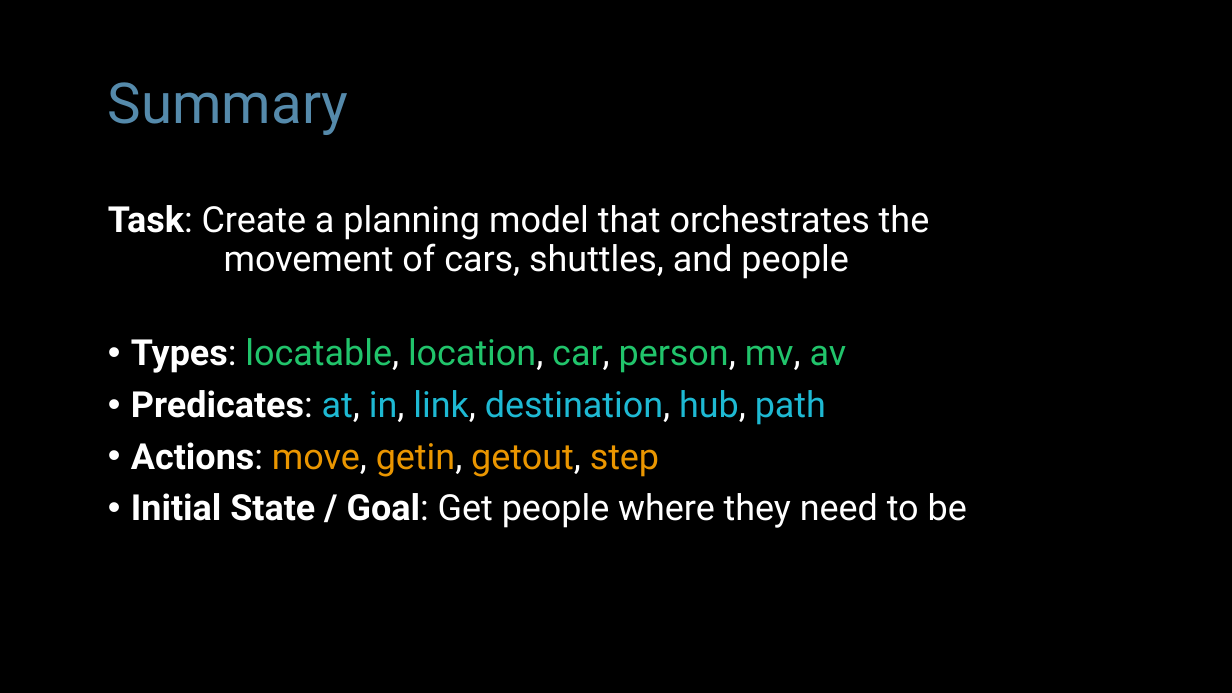
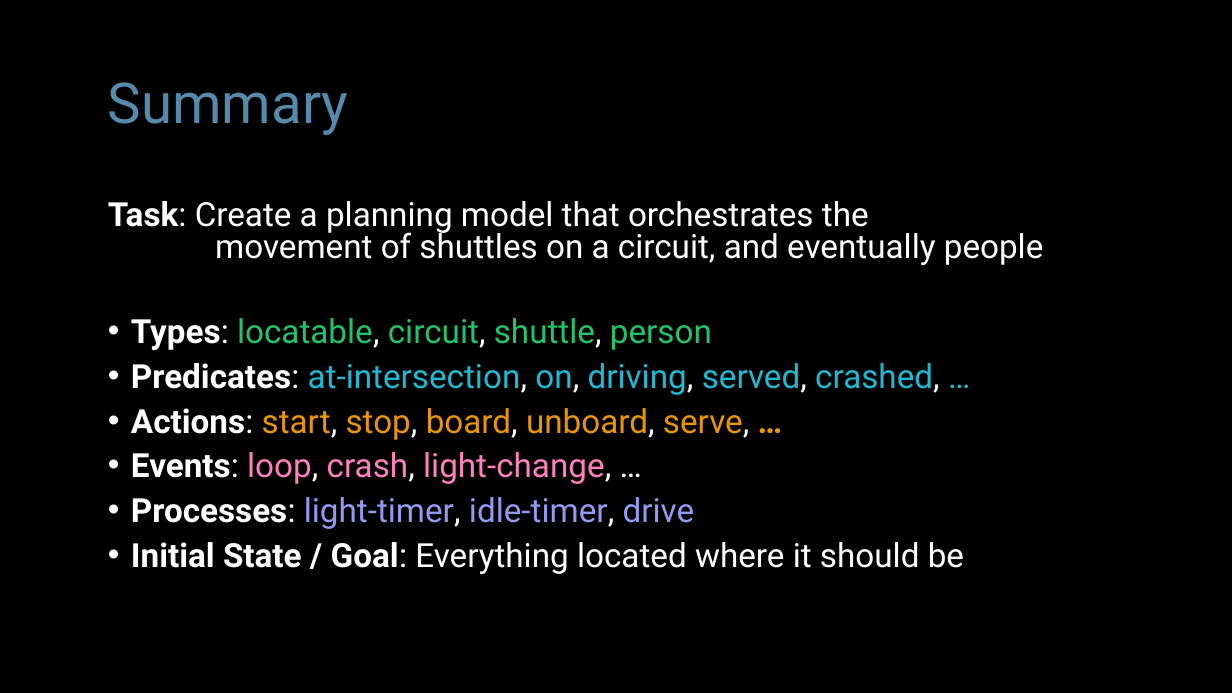
Before and after one commit to AI-Planning/modeling-in-pddl, a slide deck: slide 5 of exercises/cisc-813/hybrid/slides.pptx. Drawn at 1232x693 pixels with LibreOffice and Linux fonts; fonts in the diff are those of the drawing. Boxes give left, top, right and bottom in pixels: in the first picture for what was removed or moved away, otherwise in the second. Text is boxed around its words. In the diff, an @@ line names an element or a change of style, - is before the commit and + after.

Commit message:
Updates to the pddl models and start on the slides.

```diff
--- a/exercises/cisc-813/hybrid/slides.pptx
+++ b/exercises/cisc-813/hybrid/slides.pptx
@@ text at bbox=[108, 201, 1044, 574]: text changed; size 28 to 25.9 pt @@
-Task: Create a planning model that orchestrates the
-movement of cars, shuttles, and people
-• Types: locatable, location, car, person, mv, av
-• Predicates: at, in, link, destination, hub, path
-• Actions: move, getin, getout, step
-• Initial State / Goal: Get people where they need to be
+Task: Create a planning model that orchestrates the
+movement of shuttles on a circuit, and eventually people
+• Types: locatable, circuit, shuttle, person
+• Predicates: at-intersection, on, driving, served, crashed, …
+• Actions: start, stop, board, unboard, serve, …
+• Events: loop, crash, light-change, …
+• Processes: light-timer, idle-timer, drive
+• Initial State / Goal: Everything located where it should be
```
Also in this commit, not shown: 11 other slides changed, 2 slides added, 3 slides removed, 4 other files.
